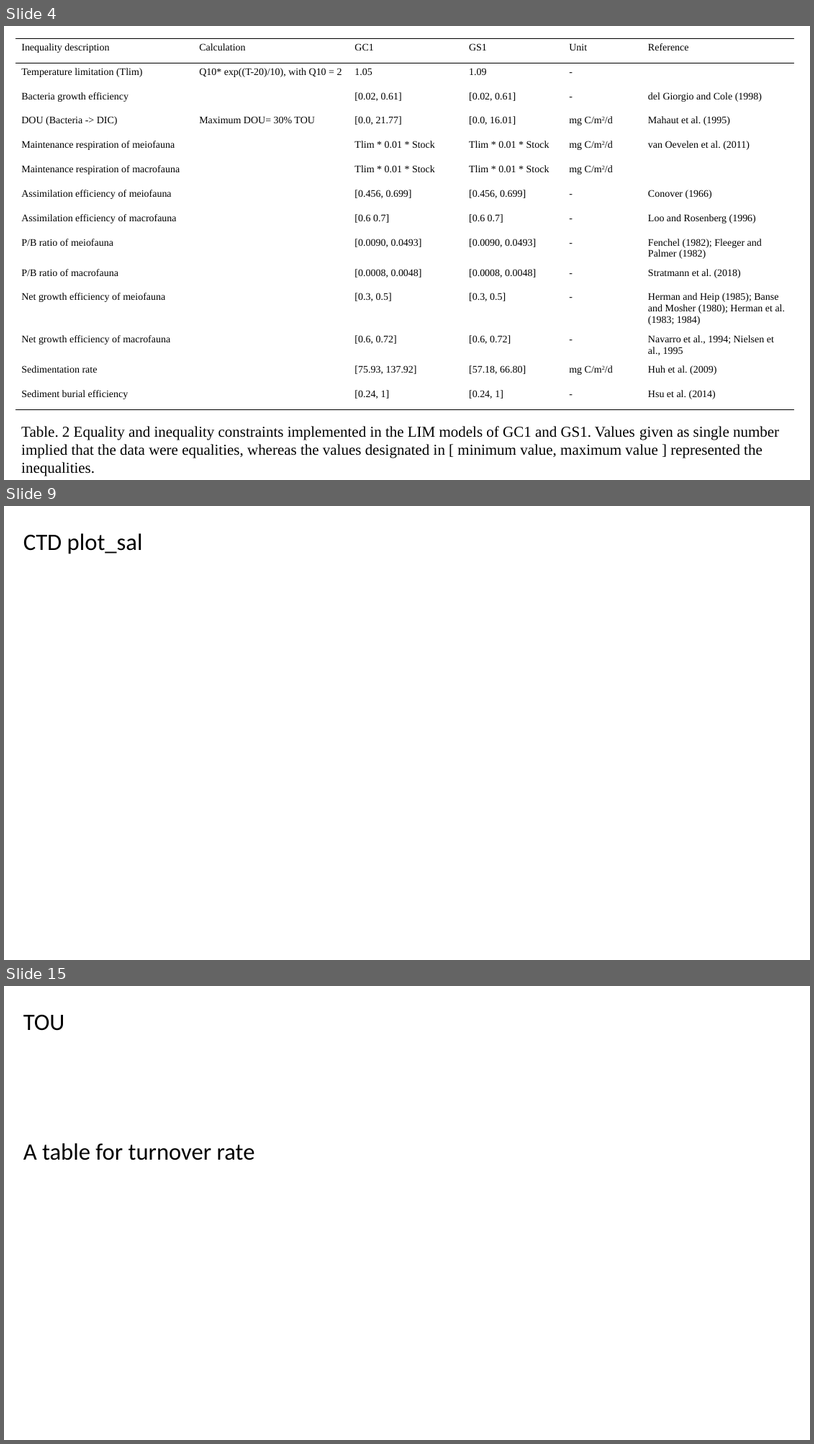
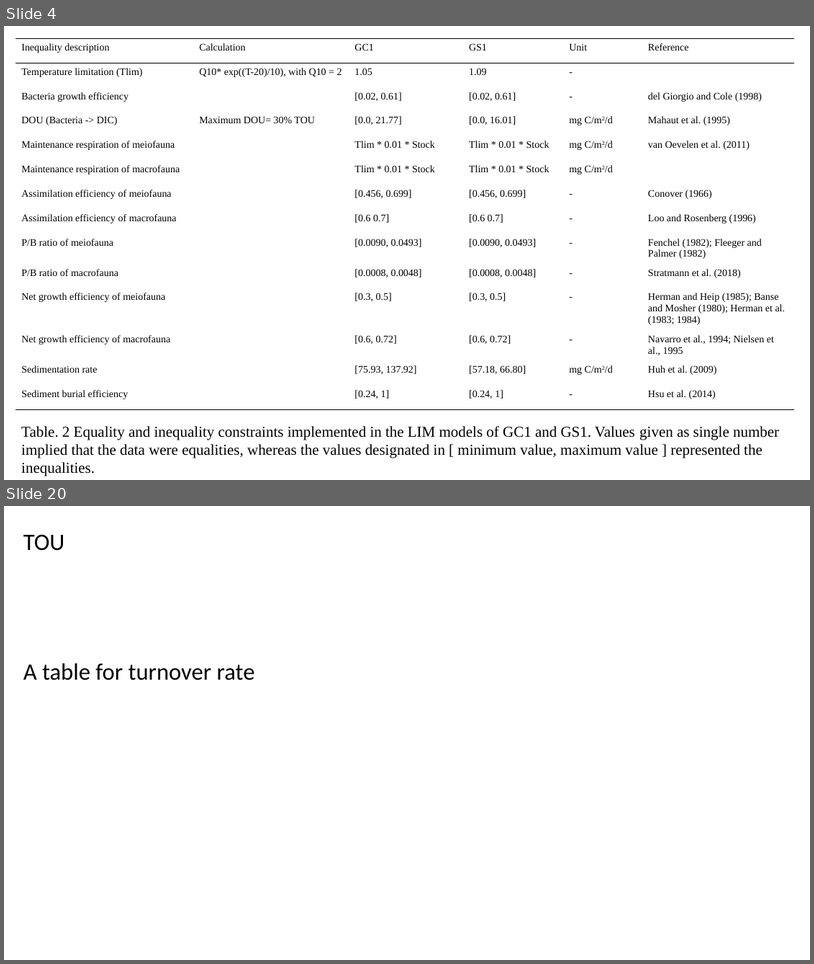
Before and after one commit to chueh1115/GPSC_data, a slide deck: context/thesis_fig.pptx. Shown one above the other, each under a label of ours: slides 4, 9 and 15 before the commit, slides 4 and 20 after it; the slides between them are not shown. The pictures are 814x1444 and 814x964 pixels, drawn with LibreOffice and Linux fonts; fonts in the diff are those of the drawing. Boxes give left, top, right and bottom in pixels: in the first picture for what was removed or moved away, otherwise in the second. Text is boxed around its words. In the diff, an @@ line names an element or a change of style, - is before the commit and + after.

```diff
--- a/context/thesis_fig.pptx
+++ b/context/thesis_fig.pptx
@@ slide 9 removed at (x1=4, y1=506, x2=810, y2=960), background #FFFFFF @@
@@ text removed at (x1=23, y1=533, x2=143, y2=554) @@
-CTD plot_sal
@@ what was slide 15 is now slide 20 @@
```
Also in this commit, not shown: 5 slides changed, 8 slides added, 2 other slides removed, 21 other files.
